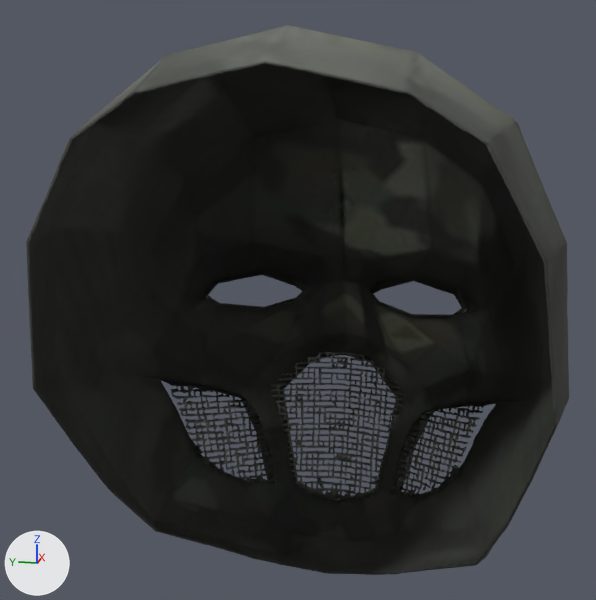
The glTF model assets/modelos/mascara_camuflada.glb: old version first, new version second.
Before and after are seen from a 50 mm lens placed at (-1.321, -0.23, 0.41), pointed at (0.013, 0.037, 0.076). The lights are fixed; the arrows at lower left show +X, +Y and +Z. The first picture is the older version. Vertices at exactly the same position are counted once.

Names of what the first picture shows: 'tripo_node_f43ce186-9549-42c6-99a2-10bcf49e2bf3'.
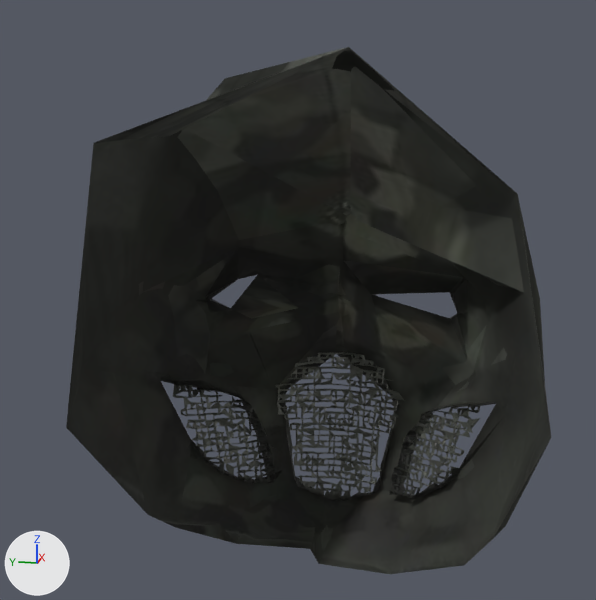
Pixel boxes [x1, y1, x2, y2] of what changed, in the pictures (596 x 600 px):
'tripo_node_f43ce186-9549-42c6-99a2-10bcf49e2bf3', reshaped (11% narrower): before [26, 25, 569, 575]; after [66, 47, 551, 574]
part 1 of me_mesh_0, deleted: before [26, 25, 569, 575]

What changed in the scene script:
```text
Change me_mesh_0:
    used by ob_tripo_node_f43ce186_9549_42c6_99a2_10bcf49e2bf3; location = (0.0, 0.0, 0.0)
    remove me_mesh_0.from_pydata(...)  # 23028 vertices, 48229 faces; spans x -0.361..0.363, y -0.387..0.387, z -0.5..0.5
    add me_mesh_0.from_pydata(...)  # 3559 vertices, 9282 faces; spans x -0.235..0.337, y -0.37..0.375, z -0.493..0.48
    me_mesh_0 part 1: 19469 vertices removed from x -0.361..0.363, y -0.387..0.387, z -0.5..0.5
```
